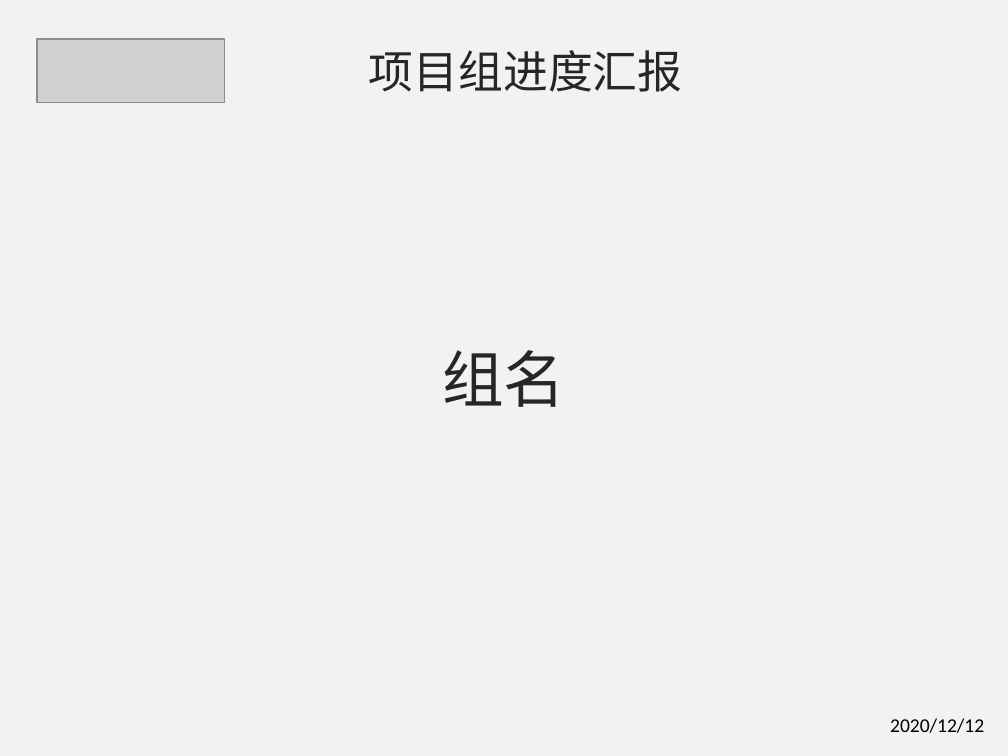
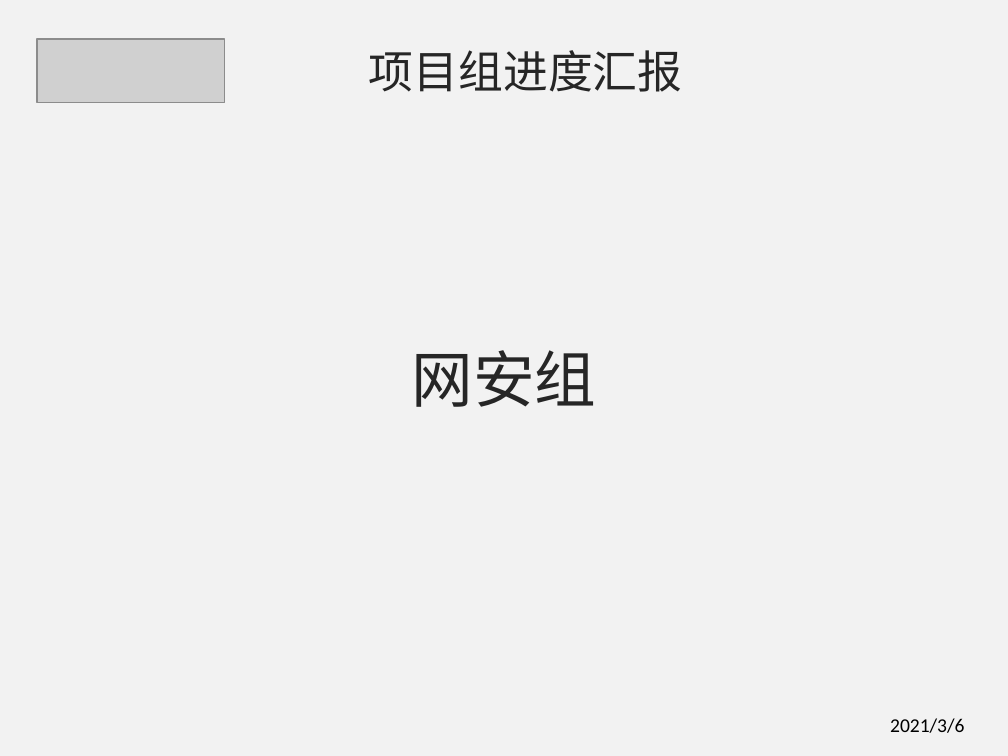
Before and after one commit to 144026/Templates, a slide deck: slide 1 of ppt/Dian/项目组进度汇报ppt模板更新-2020-12-12.pptx. Drawn at 1008x756 pixels with LibreOffice and Linux fonts; fonts in the diff are those of the drawing; grey boxes stand for pictures. Boxes give left, top, right and bottom in pixels: in the first picture for what was removed or moved away, otherwise in the second. Text is boxed around its words. In the diff, an @@ line names an element or a change of style, - is before the commit and + after.

```diff
--- a/ppt/Dian/项目组进度汇报ppt模板更新-2020-12-12.pptx
+++ b/ppt/Dian/项目组进度汇报ppt模板更新-2020-12-12.pptx
@@ text at (412, 350, 597, 407): text changed @@
-组名
+网安组
@@ text at (890, 718, 964, 733): text changed @@
-2020/12/12
+2021/3/6
```
Also in this commit, not shown: 6 other slides changed, 1 slide added.
